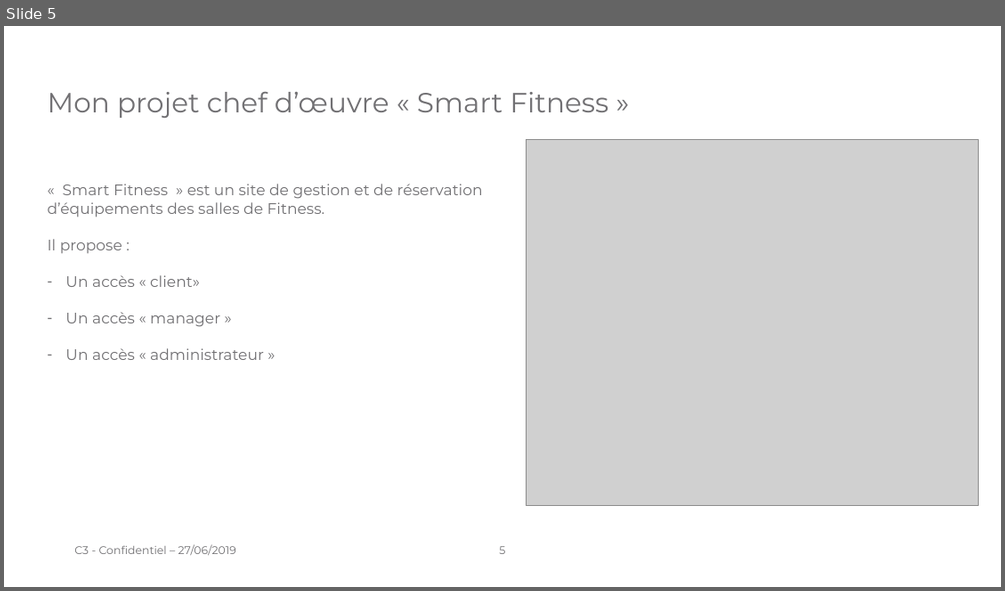
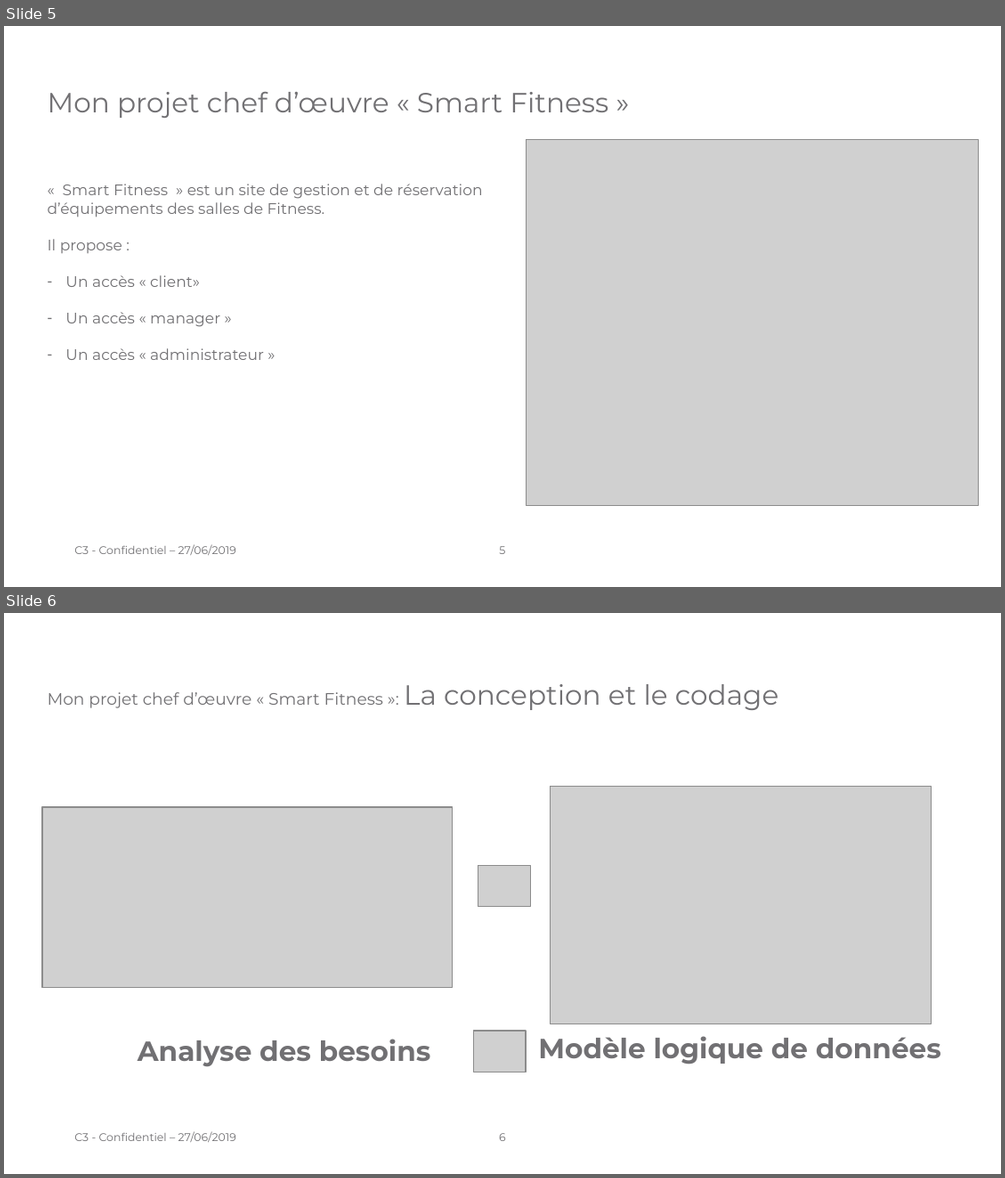
Before and after one commit to laurentpicardLP2/smartFitness, a slide deck: docs/oral/Présentation orale - Projet chef d'œuvre.pptx. Shown one above the other, each under a label of ours: slide 5 before the commit, slides 5 and 6 after it. The pictures are 1005x591 and 1005x1178 pixels, drawn with LibreOffice and Linux fonts; fonts in the diff are those of the drawing; grey boxes stand for pictures; background and template pictures are left out. Boxes give left, top, right and bottom in pixels: in the first picture for what was removed or moved away, otherwise in the second. Text is boxed around its words. In the diff, an @@ line names an element or a change of style, - is before the commit and + after.

```diff
--- a/docs/oral/Présentation orale - Projet chef d'œuvre.pptx
+++ b/docs/oral/Présentation orale - Projet chef d'œuvre.pptx
@@ slide 6 added at (4, 613, 1001, 1174), background #FFFFFF; not listed: 2 template elements that a slide beside it also shows @@
@@ title added at (48, 684, 778, 710), 12 pt, text #717073 @@
+Mon projet chef d’œuvre « Smart Fitness »: La conception et le codage
@@ picture added at (550, 786, 931, 1023) @@
@@ picture added at (42, 807, 452, 988) @@
@@ picture added at (478, 865, 530, 907) @@
@@ title added at (138, 1038, 431, 1066), 20 pt, text #717073, bold @@
+Analyse des besoins
@@ picture added at (474, 1030, 526, 1072) @@
@@ title added at (538, 1036, 941, 1063), 20 pt, text #717073, bold @@
+Modèle logique de données
```
Also in this commit, not shown: 5 other slides added, 1 other file.
